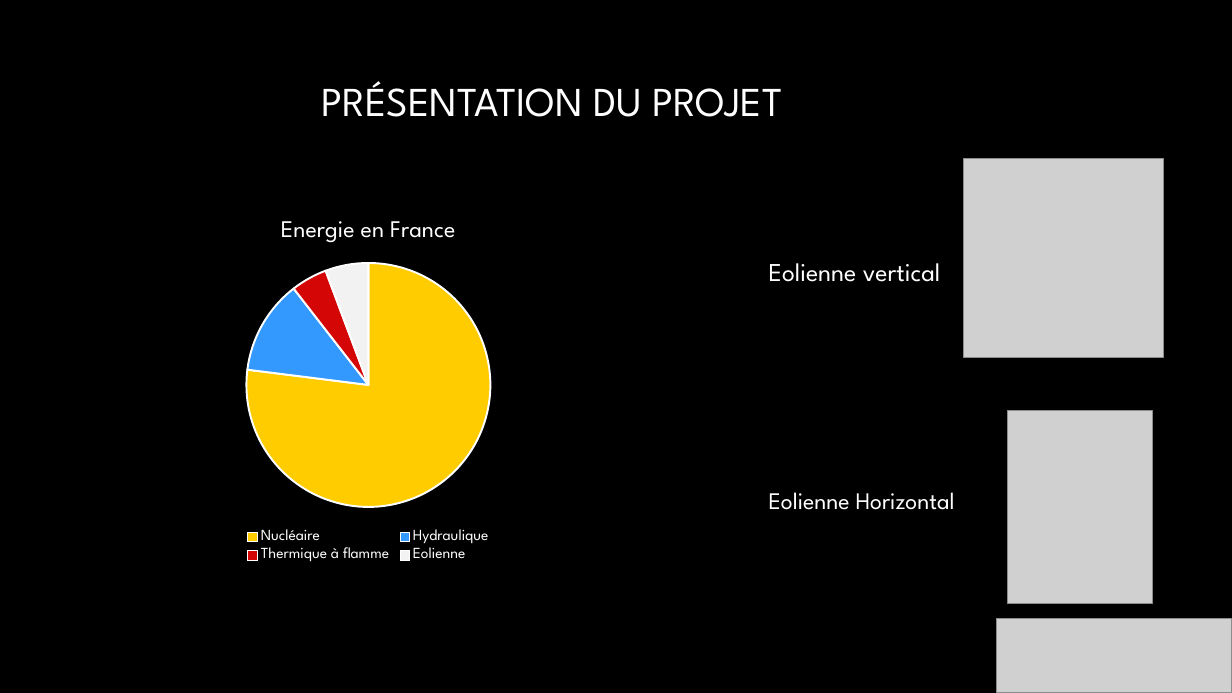
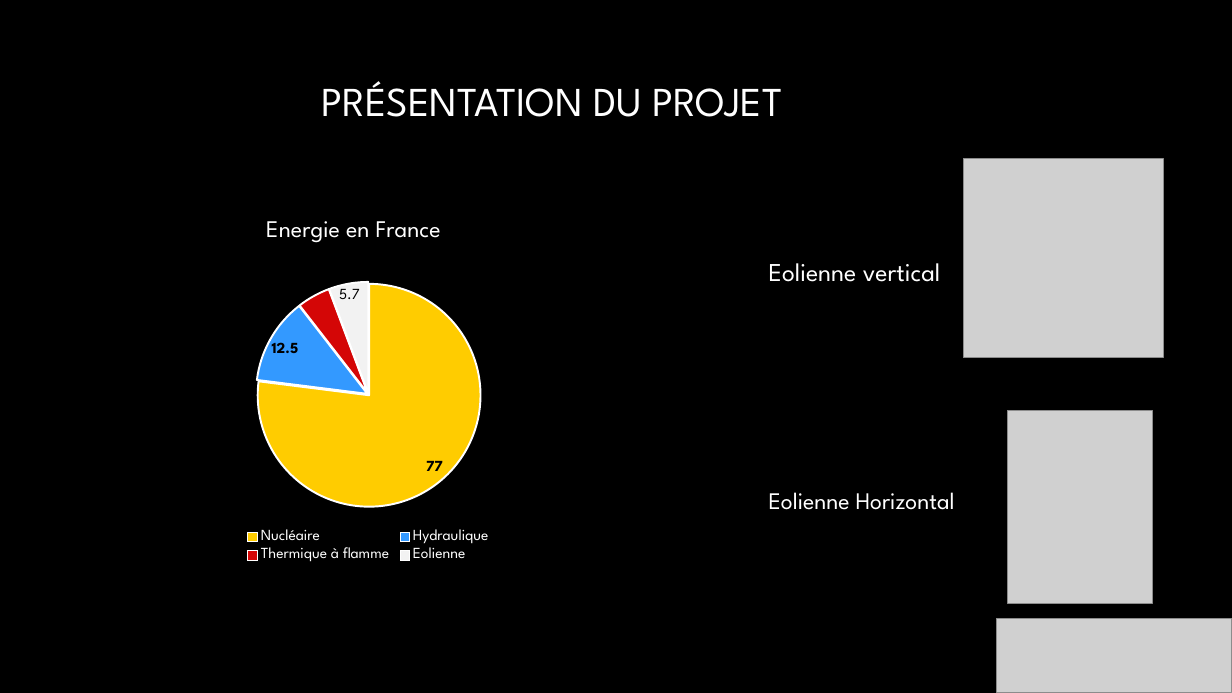
Before and after one commit to Izakun/banc_de_test_eolienne, a slide deck: slide 3 of 05_revue_de_projet/revue_01/02_arnaud_jullien/revue_01_arnaud_jullien.pptx. Drawn at 1232x693 pixels with LibreOffice and Linux fonts; fonts in the diff are those of the drawing; grey boxes stand for pictures; background and template pictures are left out. Boxes give left, top, right and bottom in pixels: in the first picture for what was removed or moved away, otherwise in the second. Text is boxed around its words. In the diff, an @@ line names an element or a change of style, - is before the commit and + after.

```diff
--- a/05_revue_de_projet/revue_01/02_arnaud_jullien/revue_01_arnaud_jullien.pptx
+++ b/05_revue_de_projet/revue_01/02_arnaud_jullien/revue_01_arnaud_jullien.pptx
@@ pie chart at box(94, 201, 643, 567) @@
@@ Energie en France, Hydraulique: 12 to 12.5 @@
@@ Energie en France, Thermique à flamme: 5 to 4.8 @@
@@ Energie en France, Eolienne: 6 to 5.7 @@
@@ data labels of Energie en France added @@
```
Also in this commit, not shown: 2 other slides changed.
